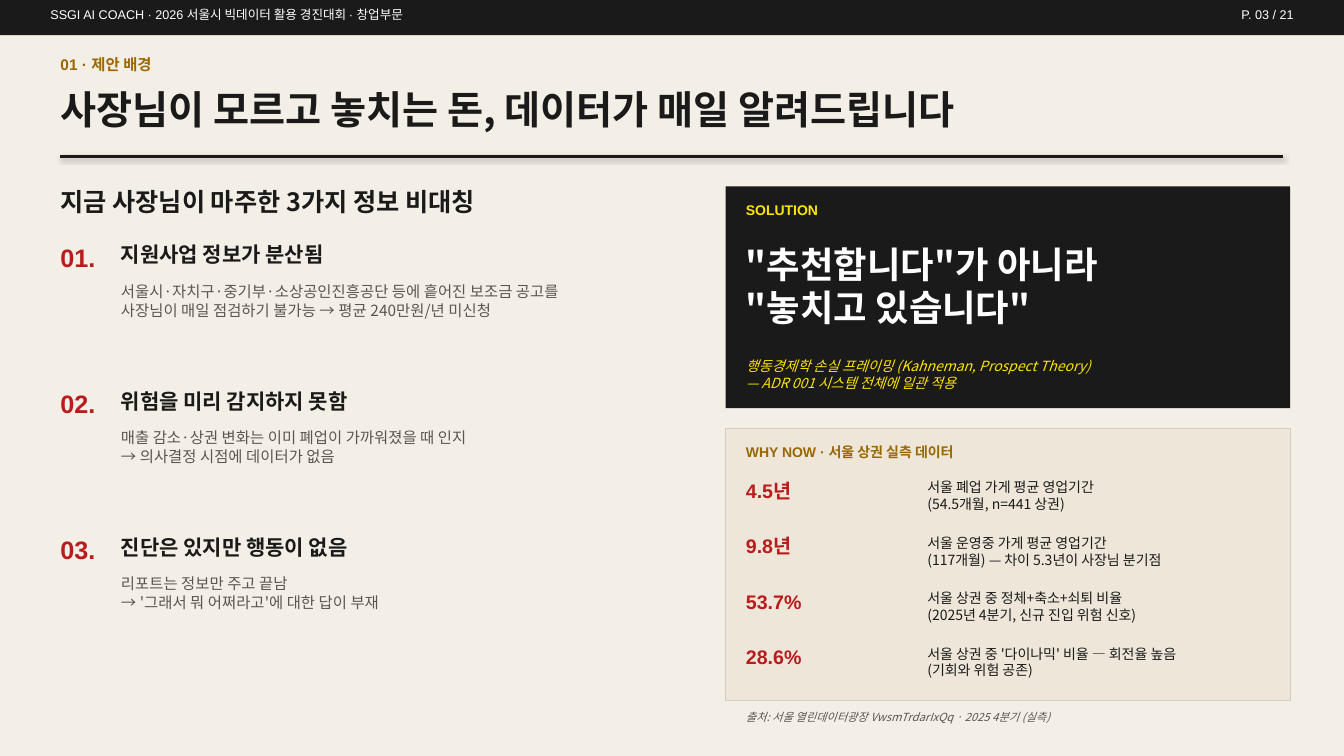
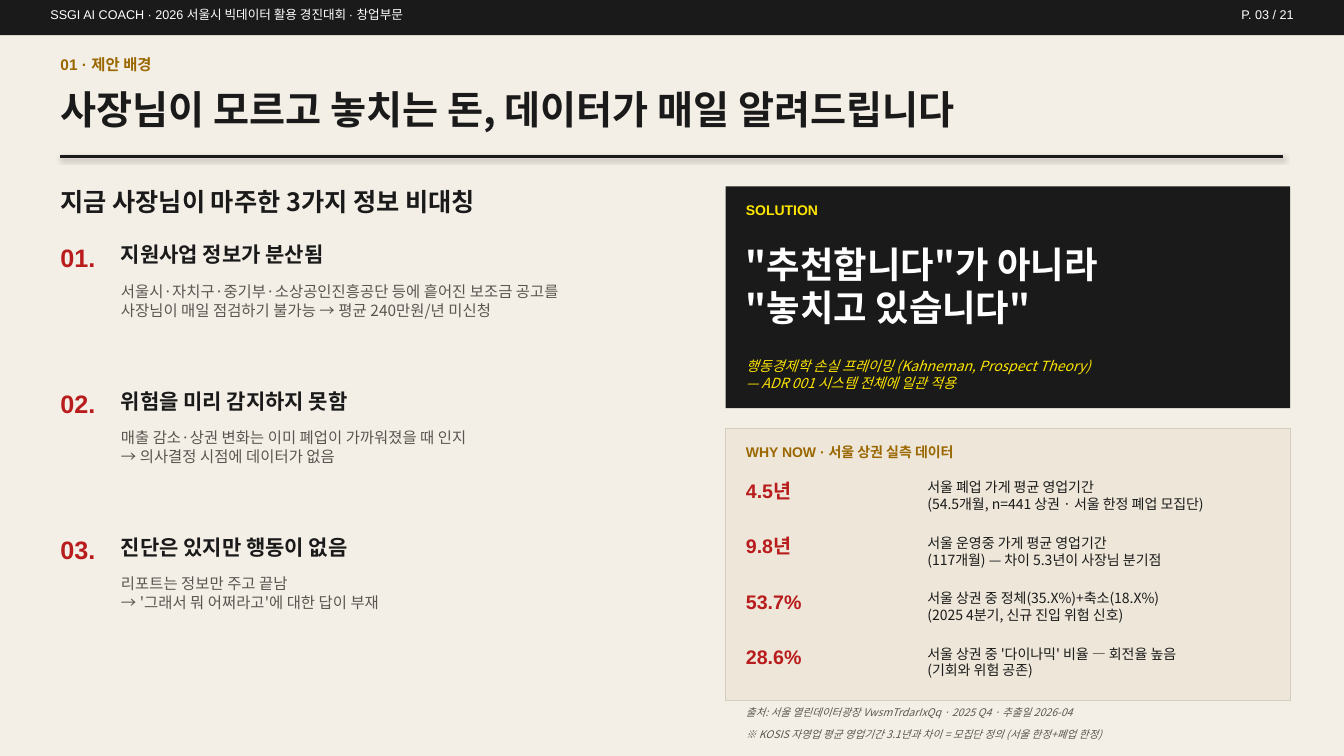
Before and after one commit to Tok-Baro/SSGI_AI_Coach, a slide deck: slide 3 of SSGI_AI_경영코치_상세기획서.pptx. Drawn at 1344x756 pixels with LibreOffice and Linux fonts; fonts in the diff are those of the drawing. Boxes give left, top, right and bottom in pixels: in the first picture for what was removed or moved away, otherwise in the second. Text is boxed around its words. In the diff, an @@ line names an element or a change of style, - is before the commit and + after.

```diff
--- a/SSGI_AI_경영코치_상세기획서.pptx
+++ b/SSGI_AI_경영코치_상세기획서.pptx
@@ text at box(927, 480, 1204, 512): text changed @@
-서울 폐업 가게 평균 영업기간
-(54.5개월, n=441 상권)
+서울 폐업 가게 평균 영업기간
+(54.5개월, n=441 상권 · 서울 한정 폐업 모집단)
@@ text at box(927, 591, 1159, 623): text changed @@
-서울 상권 중 정체+축소+쇠퇴 비율
-(2025년 4분기, 신규 진입 위험 신호)
+서울 상권 중 정체(35.X%)+축소(18.X%)
+(2025 4분기, 신규 진입 위험 신호)
@@ text at box(746, 707, 1073, 719): text changed; size 8 to 7.5 pt @@
-출처: 서울 열린데이터광장 VwsmTrdarIxQq · 2025 4분기 (실측)
+출처: 서울 열린데이터광장 VwsmTrdarIxQq · 2025 Q4 · 추출일 2026-04
@@ text added at box(759, 729, 1102, 740), 7.5 pt, text #5A5550, italic @@
+※ KOSIS 자영업 평균 영업기간 3.1년과 차이 = 모집단 정의 (서울 한정+폐업 한정)
```
Also in this commit, not shown: 8 other slides changed.
